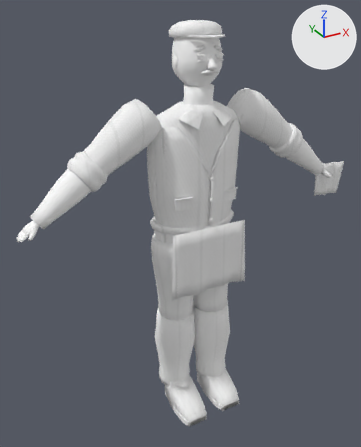
The Blender file ArtSource/Bar/Bartender/Blender/BarBartenderOrdinary3D.blend, before and after one commit.
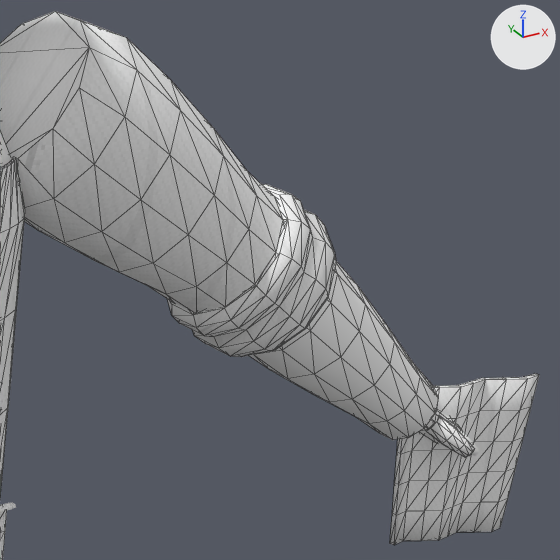
The first picture shows the older version from a 50 mm lens placed at (-1.029, -1.748, 1.807), pointed at (-0.051, 0.031, 0.917). The close-ups show the older and then the newer version on the part from 65% to 97% of the width and 19% to 44% of the height of that picture. Only the edits that show in the close-ups are written down. The lights are fixed; the arrows at upper right show +X, +Y and +Z. The close-ups show mesh edges as thin lines.

The scene before the commit, as lines of its bpy script (objects in view):
```python
me_acc_servicetowel_detailedmesh = bpy.data.meshes.new('ACC_ServiceTowel_DetailedMesh')
me_acc_servicetowel_detailedmesh.from_pydata(...)  # 108 vertices, 212 faces; spans x -0.021..0.159, y -0.023..-0.004, z -0.142..0.026
me_acc_servicetowel_detailedmesh.polygons.foreach_set('use_smooth', [True] * 212)
me_acc_servicetowel_detailedmesh.materials.append(mat_mat_player3dlit)
me_geo_exposedforearm_l_detailedmesh = bpy.data.meshes.new('GEO_ExposedForearm.L_DetailedMesh')
me_geo_exposedforearm_l_detailedmesh.from_pydata(...)  # 72 vertices, 140 faces; spans x -0.016..0.246, y -0.065..0.061, z -0.201..0.03
me_geo_exposedforearm_l_detailedmesh.polygons.foreach_set('use_smooth', [True] * 140)
me_geo_exposedforearm_l_detailedmesh.materials.append(mat_mat_player3dlit)
me_geo_forearm_l_detailedmesh = bpy.data.meshes.new('GEO_Forearm.L_DetailedMesh')
me_geo_forearm_l_detailedmesh.from_pydata(...)  # 48 vertices, 92 faces; spans x -0.0387..0.0808, y -0.0691..0.0667, z -0.0816..0.0492
me_geo_forearm_l_detailedmesh.polygons.foreach_set('use_smooth', [True] * 92)
me_geo_forearm_l_detailedmesh.materials.append(mat_mat_player3dlit)
ob_acc_servicetowel = bpy.data.objects.new('ACC_ServiceTowel', me_acc_servicetowel_detailedmesh)
ob_acc_servicetowel.location = (0.68, -0.02, 1.075)
ob_geo_exposedforearm_l = bpy.data.objects.new('GEO_ExposedForearm.L', me_geo_exposedforearm_l_detailedmesh)
ob_geo_exposedforearm_l.location = (0.455, -0.012, 1.25)
ob_geo_forearm_l = bpy.data.objects.new('GEO_Forearm.L', me_geo_forearm_l_detailedmesh)
ob_geo_forearm_l.location = (0.455, -0.012, 1.25)
# also in view: 'CLO_RolledCuff.L' at (0.472, -0.012, 1.237); 'CLO_WaistcoatFront' at (0.0, -0.073, 1.141); 'GEO_UpperArm.L' at (0.33, -0.005, 1.341); 'GEO_Thumb.L' at (0.706, -0.055, 1.053)
```
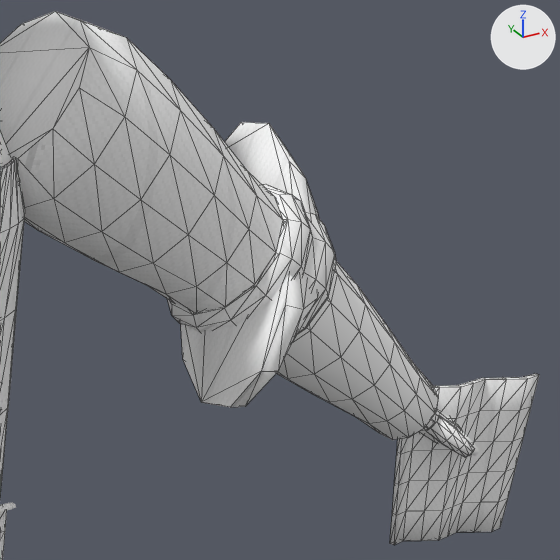
The newer file adds a shape key; the second version is drawn at full value of the shape key 'JointVolume.Elbow.L' of 'GEO_Forearm.L', and the change is written as the vertex moves it makes.

Boxes [x1, y1, x2, y2] around the edits, measured in the close-ups (560 x 560 px):
'GEO_Forearm.L', reshaped (not visible before): after [181, 122, 319, 407]

Edits to the bpy script that builds the scene:
```text
Change me_geo_forearm_l_detailedmesh:
    used by ob_geo_forearm_l; location = (0.455, -0.012, 1.25)
    remove me_geo_forearm_l_detailedmesh.from_pydata(...)  # 48 vertices, 92 faces; spans x -0.0387..0.0808, y -0.0691..0.0667, z -0.0816..0.0492
    add me_geo_forearm_l_detailedmesh.from_pydata(...)  # 48 vertices, 92 faces; spans x -0.0843..0.0969, y -0.1131..0.1131, z -0.1128..0.1052
    me_geo_forearm_l_detailedmesh part 1: 48 of 48 vertices moved; they spanned x -0.0387..0.0808, y -0.0691..0.0667, z -0.0816..0.0492 and now span x -0.0843..0.0969, y -0.1131..0.1131, z -0.1128..0.1052; mean shift (0.0, 0.0, 0.0)
```
